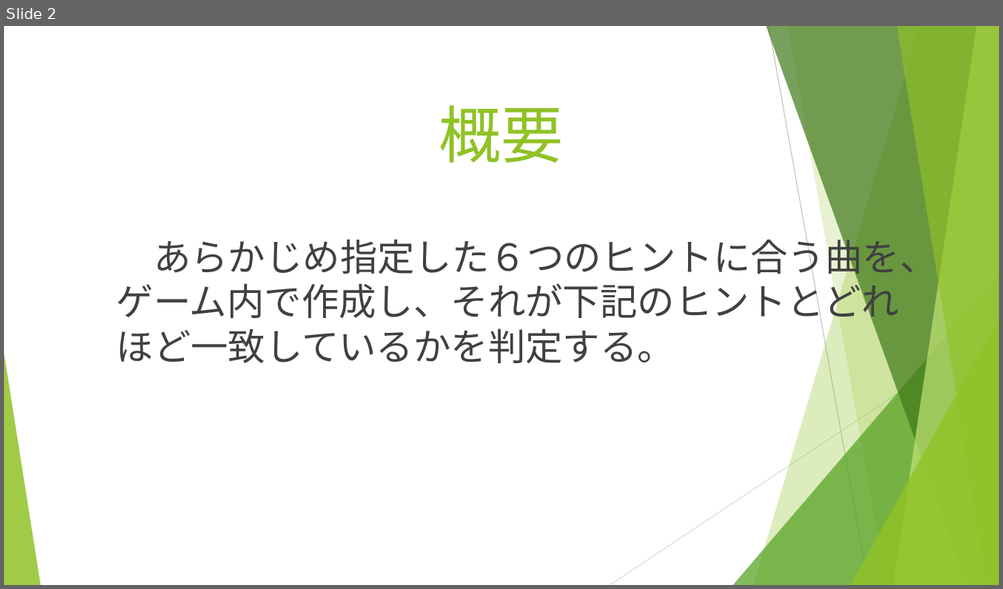
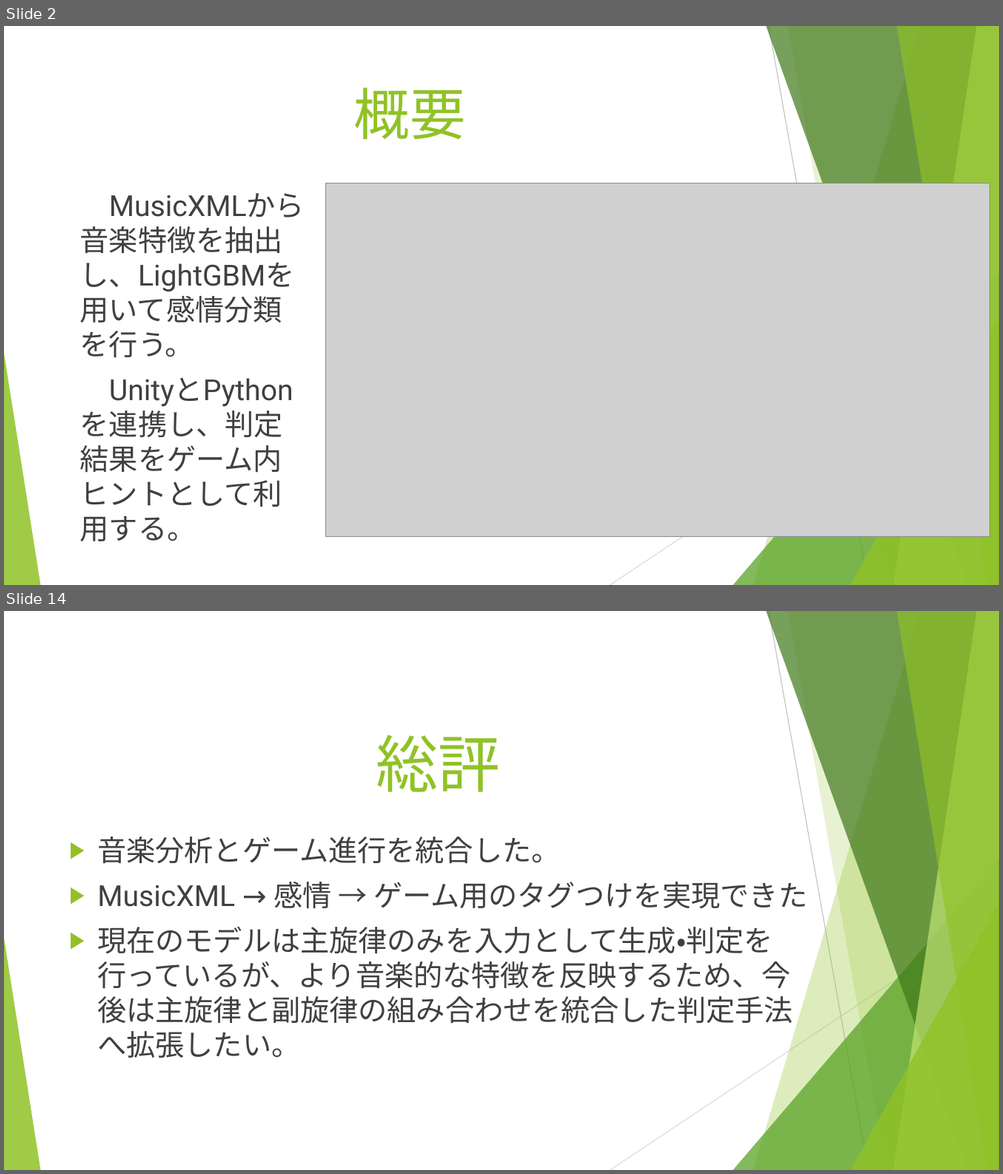
Before and after one commit to and12cant-ctrl/Music_Map_Exp, a slide deck: 発表用/発表用スライド.pptx. Shown one above the other, each under a label of ours: slide 2 before the commit, slides 2 and 14 after it; the slides between them are not shown. The pictures are 1003x589 and 1003x1174 pixels, drawn with LibreOffice and Linux fonts; fonts in the diff are those of the drawing; grey boxes stand for pictures. Boxes give left, top, right and bottom in pixels: in the first picture for what was removed or moved away, otherwise in the second. Text is boxed around its words. In the diff, an @@ line names an element or a change of style, - is before the commit and + after.

```diff
--- a/発表用/発表用スライド.pptx
+++ b/発表用/発表用スライド.pptx
@@ slide 14 added at (x1=4, y1=611, x2=999, y2=1170), background #FFFFFF; not listed: 10 template elements that a slide beside it also shows @@
@@ title added at (x1=376, y1=735, x2=501, y2=792), 60 pt, text #90C226 @@
+総評
@@ text added at (x1=97, y1=837, x2=807, y2=1058), 28 pt, text #404040 @@
+▶ 音楽分析とゲーム進行を統合した。
+▶ MusicXML → 感情 → ゲーム用のタグつけを実現できた
+▶ 現在のモデルは主旋律のみを入力として生成・判定を行っているが、より音楽的な特徴を反映するため、今後は主旋律と副旋律の組み合わせを統合した判定手法へ拡張したい。
@@ slide 2 changed as well @@
@@ title "概要" moved from (x1=439, y1=105, x2=563, y2=163) to (x1=354, y1=87, x2=466, y2=139) @@
@@ title "概要" at (x1=354, y1=87, x2=466, y2=139): size 60 to 54 pt; vertical alignment middle to top @@
@@ picture added at (x1=326, y1=184, x2=990, y2=537) @@
@@ text at (x1=80, y1=262, x2=295, y2=542): text changed; size 36 to 28 pt @@
-あらかじめ指定した６つのヒントに合う曲を、ゲーム内で作成し、それが下記のヒントとどれほど一致しているかを判定する。
+MusicXMLから音楽特徴を抽出し、LightGBMを用いて感情分類を行う。
+UnityとPythonを連携し、判定結果をゲーム内ヒントとして利用する。
```
Also in this commit, not shown: 3 other slides changed, 8 other slides added, 5 slides removed, 2 other files.
